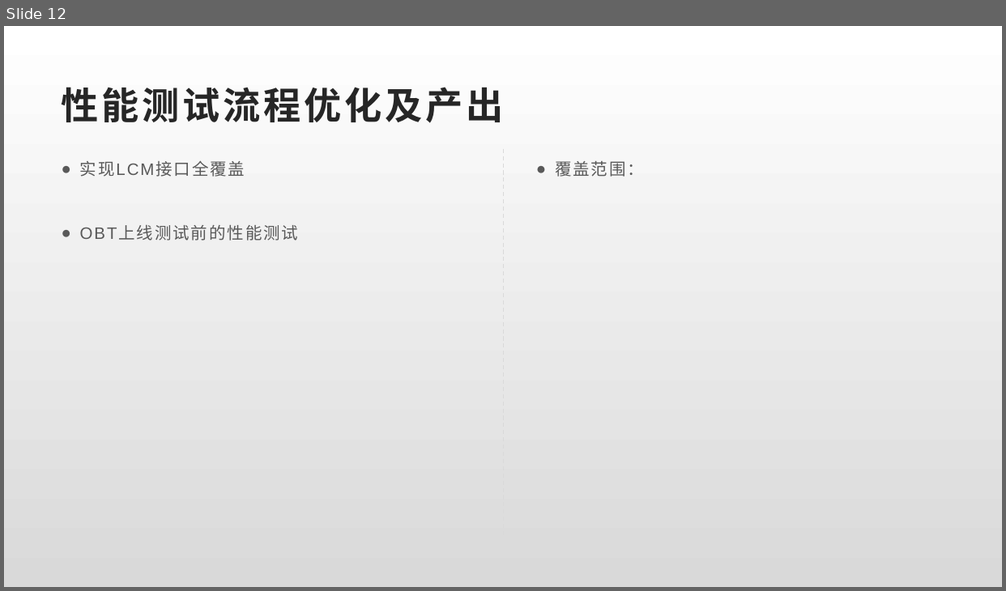
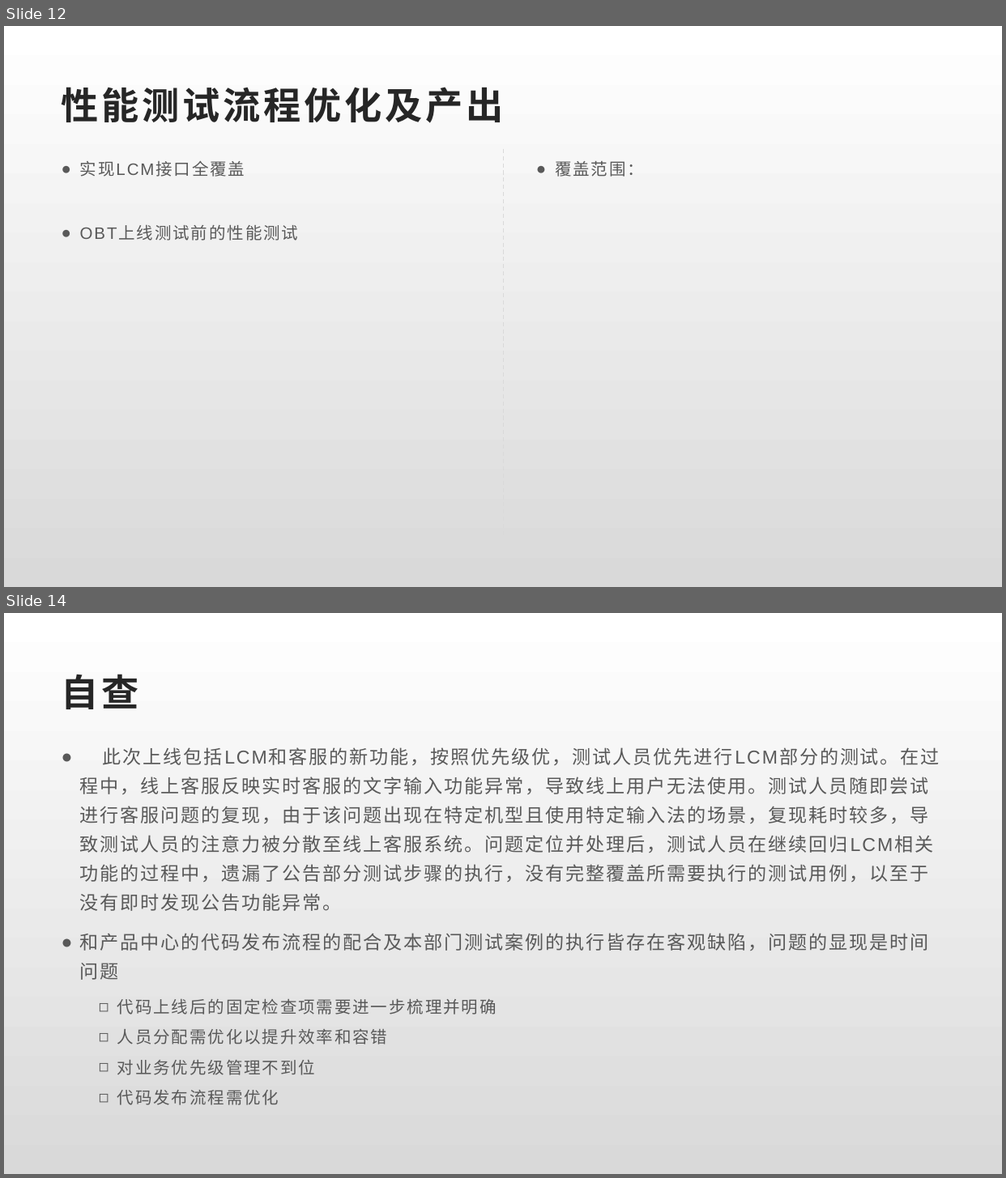
Before and after one commit to Rexixe1993/JavaScriptLesson, a slide deck: 全球版灌篮OBT复盘总结.pptx. Shown one above the other, each under a label of ours: slide 12 before the commit, slides 12 and 14 after it; the slides between them are not shown. The pictures are 1006x591 and 1006x1178 pixels, drawn with LibreOffice and Linux fonts; fonts in the diff are those of the drawing. Boxes give left, top, right and bottom in pixels: in the first picture for what was removed or moved away, otherwise in the second. Text is boxed around its words. In the diff, an @@ line names an element or a change of style, - is before the commit and + after.

```diff
--- a/全球版灌篮OBT复盘总结.pptx
+++ b/全球版灌篮OBT复盘总结.pptx
@@ slide 14 added at (4, 613, 1002, 1174), background gradient #FFFFFF to #D9D9D9 @@
@@ title added at (62, 674, 139, 709), 36 pt, text #262626, bold @@
+自查
@@ text added at (80, 747, 940, 1105), 18 pt, text #595959 @@
+● 此次上线包括LCM和客服的新功能，按照优先级优，测试人员优先进行LCM部分的测试。在过程中，线上客服反映实时客服的文字输入功能异常，导致线上用户无法使用。测试人员随即尝试进行客服问题的复现，由于该问题出现在特定机型且使用特定输入法的场景，复现耗时较多，导致测试人员的注意力被分散至线上客服系统。问题定位并处理后，测试人员在继续回归LCM相关功能的过程中，遗漏了公告部分测试步骤的执行，没有完整覆盖所需要执行的测试用例，以至于没有即时发现公告功能异常。
+● 和产品中心的代码发布流程的配合及本部门测试案例的执行皆存在客观缺陷，问题的显现是时间问题
+  ◻ 代码上线后的固定检查项需要进一步梳理并明确
+  ◻ 人员分配需优化以提升效率和容错
+  ◻ 对业务优先级管理不到位
+  ◻ 代码发布流程需优化
```
Also in this commit, not shown: 1 slide changed, 5 other slides added.
